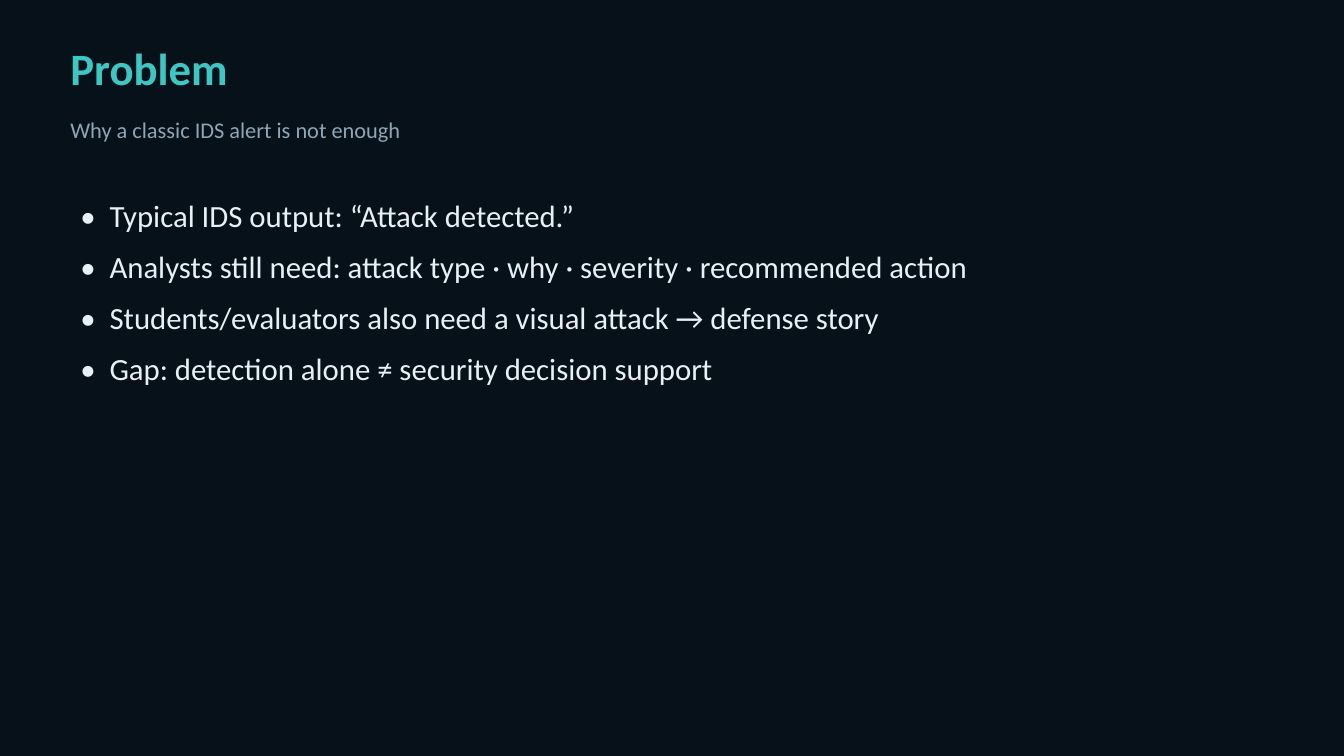
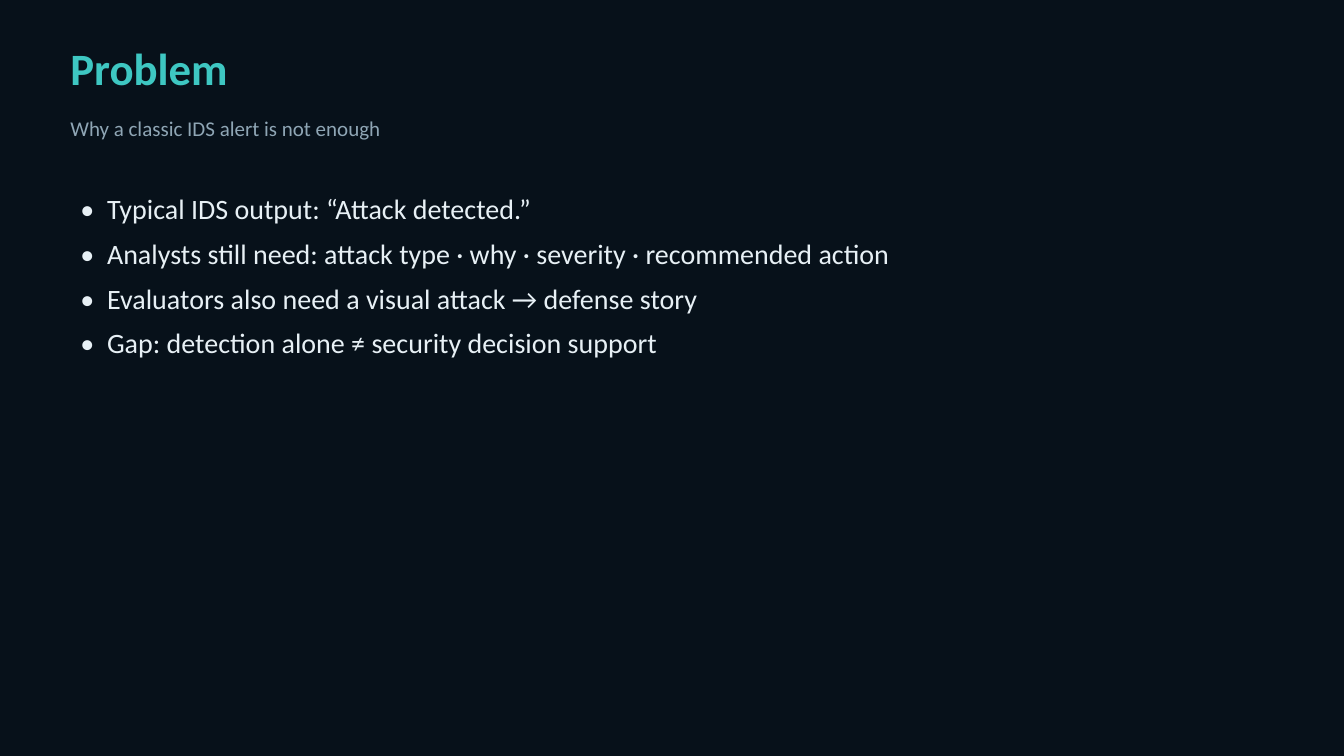
Before and after one commit to Dolendra/Intelligent-Machine-Learning-Based-Intrusion-Detection-and-Attack-Defense-Simulation-System, a slide deck: slide 2 of docs/Aegis_IDS_Viva_Presentation.pptx. Drawn at 1344x756 pixels with LibreOffice and Linux fonts; fonts in the diff are those of the drawing. Boxes give left, top, right and bottom in pixels: in the first picture for what was removed or moved away, otherwise in the second. Text is boxed around its words. In the diff, an @@ line names an element or a change of style, - is before the commit and + after.

```diff
--- a/docs/Aegis_IDS_Viva_Presentation.pptx
+++ b/docs/Aegis_IDS_Viva_Presentation.pptx
@@ text "Why a classic IDS alert ..." at bbox=[70, 121, 380, 140]: size 16 to 15 pt @@
@@ text at bbox=[107, 199, 889, 358]: size 22 to 20 pt in "• Typical IDS output: “Attack detected.”", "• Analysts still need: attack type · ...", "• Gap: detection alone ≠ security decision ..."; less space between paragraphs @@
@@ text at bbox=[107, 289, 697, 314]: text changed; size 22 to 20 pt @@
-• Students/evaluators also need a visual attack → defense story
+• Evaluators also need a visual attack → defense story
```
Also in this commit, not shown: 9 other slides changed, 5 slides added, 2 slides removed, 2 other files.
